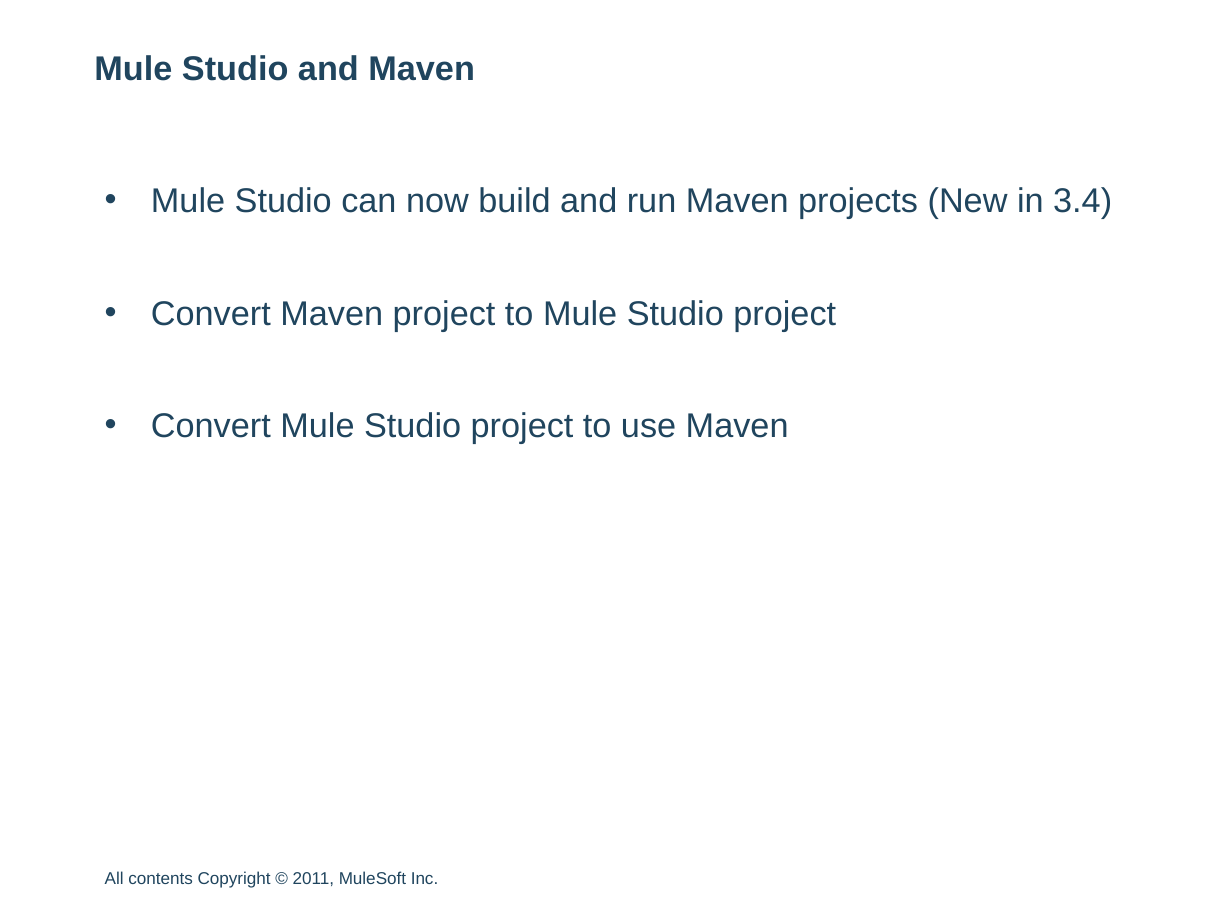
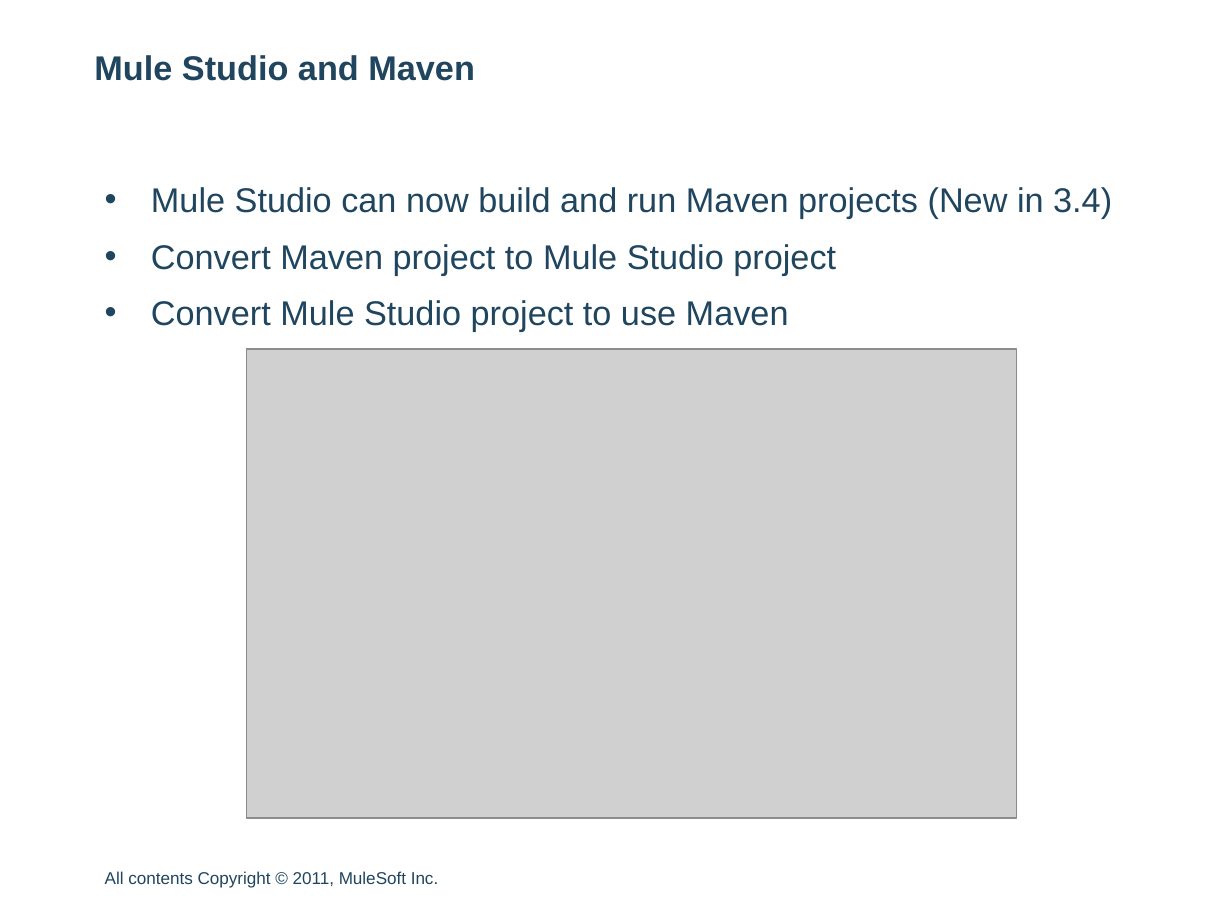
Before and after one commit to ricston-git/mule-training-3.4-upgrade, a slide deck: slide 2 of 14-01 Studio Maven Support.pptx. Drawn at 1232x924 pixels with LibreOffice and Linux fonts; fonts in the diff are those of the drawing; grey boxes stand for pictures; background and template pictures are left out. Boxes give left, top, right and bottom in pixels: in the first picture for what was removed or moved away, otherwise in the second. Text is boxed around its words. In the diff, an @@ line names an element or a change of style, - is before the commit and + after.

Commit message:
committing changes to maven slides (added more slides + screen shots etc)

```diff
--- a/14-01 Studio Maven Support.pptx
+++ b/14-01 Studio Maven Support.pptx
@@ text "Mule Studio can now build ..." rewrapped from bbox=[151, 187, 1112, 443] to bbox=[151, 187, 1112, 331] @@
@@ picture added at bbox=[246, 349, 1016, 818] @@
```
Also in this commit, not shown: 2 other slides changed, 3 slides added.
